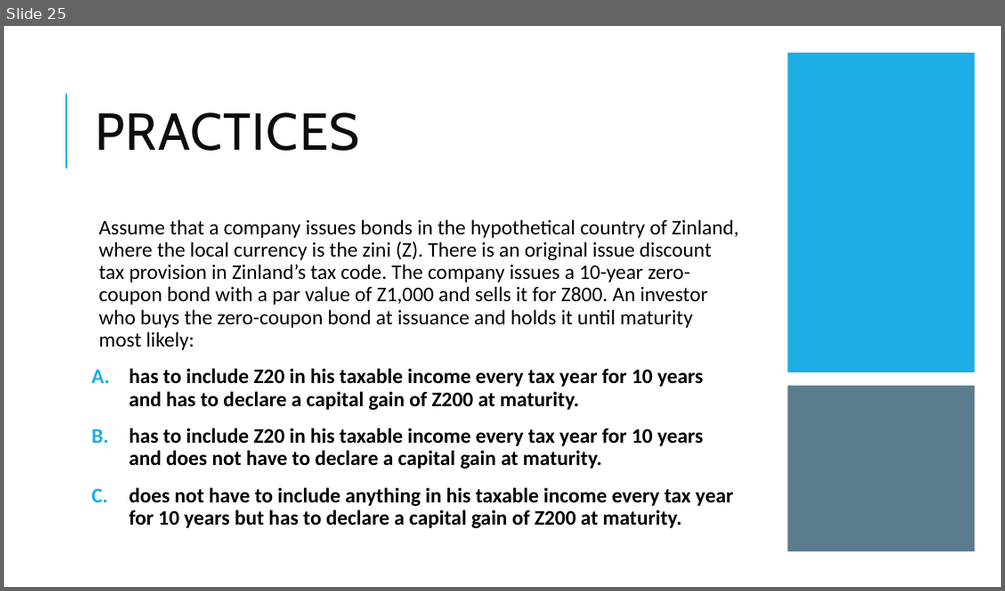
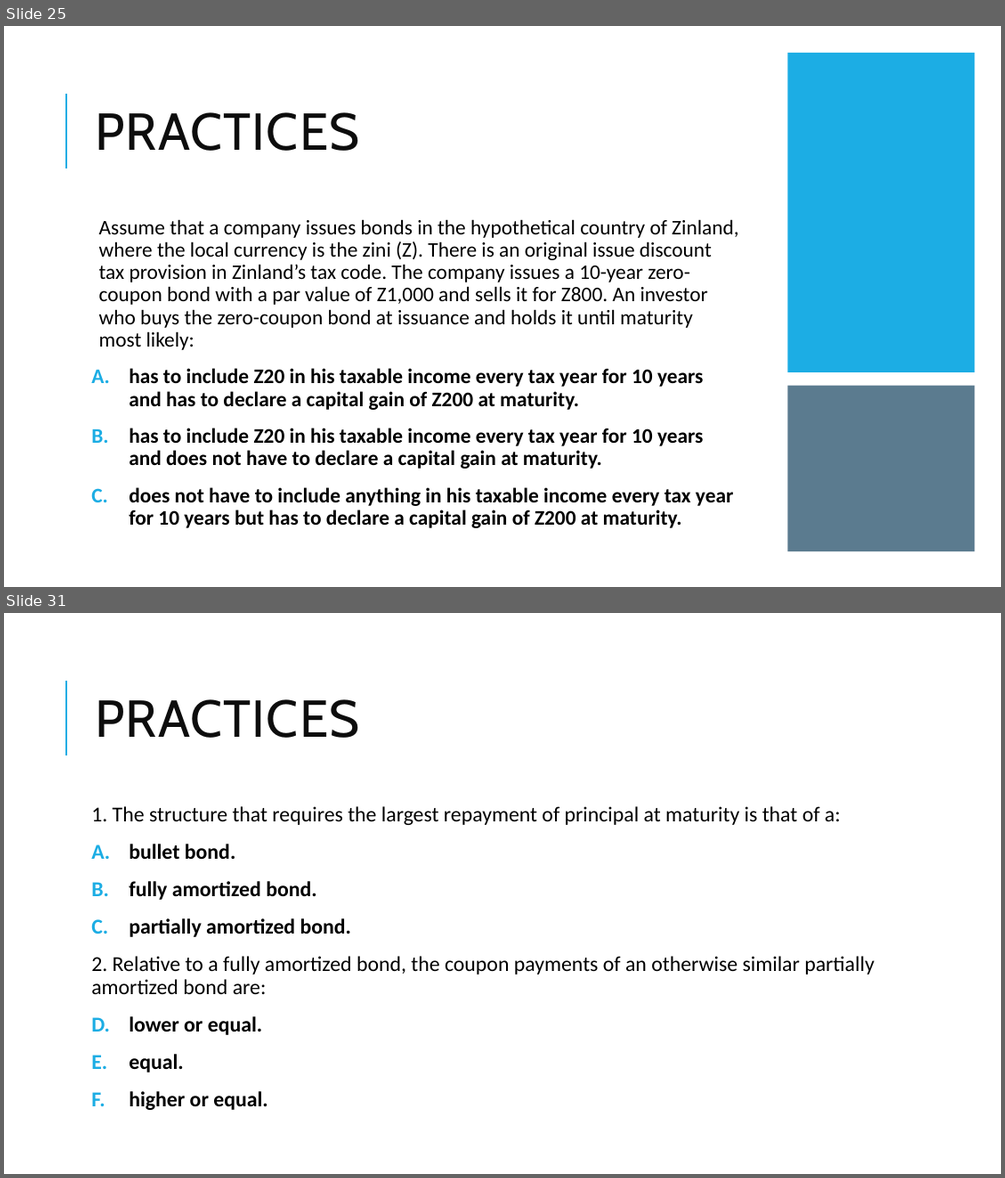
Before and after one commit to Isco0530/data, a slide deck: Fixed Income.pptx. Shown one above the other, each under a label of ours: slide 25 before the commit, slides 25 and 31 after it; the slides between them are not shown. The pictures are 1005x591 and 1005x1178 pixels, drawn with LibreOffice and Linux fonts; fonts in the diff are those of the drawing. Boxes give left, top, right and bottom in pixels: in the first picture for what was removed or moved away, otherwise in the second. Text is boxed around its words. In the diff, an @@ line names an element or a change of style, - is before the commit and + after.

```diff
--- a/Fixed Income.pptx
+++ b/Fixed Income.pptx
@@ slide 31 added at box(4, 613, 1001, 1174), background #FFFFFF; not listed: 1 template element that a slide beside it also shows @@
@@ title added at box(95, 699, 359, 738), 50 pt, text #0D0D0D @@
+PRACTICES
@@ text added at box(91, 806, 874, 1110), 20.4 pt, text #000000 @@
+1. The structure that requires the largest repayment of principal at maturity is that of a:
+A. bullet bond.
+B. fully amortized bond.
+C. partially amortized bond.
+2. Relative to a fully amortized bond, the coupon payments of an otherwise similar partially amortized bond are:
+A. lower or equal.
+B. equal.
+C. higher or equal.
```
Also in this commit, not shown: 8 other slides added.
